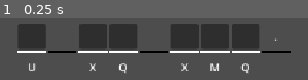
Above: before the commit, frame 1.
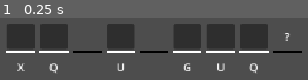
Above: after the commit, the same moment.

Repository: sandre-to/bachelor2026-frontend
Game: Godot game, scene res://scenes/tools/cryptogram/cryptogram.tscn
The game is run twice, just before and just after one commit, with the same random seed, the same clock (stepped at 60 frames per second) and the same inputs.
Inputs:
- Up to frame 1 (0.25 s): no input

The runs differ from the first frame. In frame 1, 16% of the frame differs, in the area x 1-99%, y 9-91%.

Commit message:
La til kommentarer i krypto-skript

Diff:
--- a/scenes/tools/cryptogram/cryptogram.gd
+++ b/scenes/tools/cryptogram/cryptogram.gd
@@ -1,10 +1,20 @@
 class_name CryptogramPuzzle extends Control
 
-#Engelsk alfabetet
+# Engelsk alfabet
 const ALPHABET_LETTERS: String = "abcdefghijklmnopqrstuvwxyz"
 
-@export var test_string: String = "is u ded"
+# Tenkte å lage ulike tekstfiler etter hvilke nivå spilleren er på.
+# Alle setninger må være på engelsk.
+
+# Nive 1 (skal være veldig lett).
+# Les en teksfil som består av setninger med tre til fire ord.
+# Hvert ord skal ikke inneholde mer enn fire bokstaver.
+# Eksempel på setning: "Is it safe"?
+
+# Dette er kun en test string som sendes inn i "generate_words" funksjonen.
+@export var test_string: String = ""
 @export var letter_box_scene: PackedScene
+
 @onready var h_box_container: HBoxContainer = %HBoxContainer
 @onready var grid_container: GridContainer = %GridContainer
 
@@ -21,7 +31,7 @@
 	for i in ALPHABET_LETTERS.length():
 		mapped_letters[ALPHABET_LETTERS[i]] = new_alphabet[i]
 
-	#Print ut hver key: value i Dictionary
+	#Printer ut key: value for debugging
 	for i in mapped_letters.size():
 		print("Keys: %s Value: %s" % [mapped_letters.keys()[i], mapped_letters.values()[i]])
 
@@ -55,11 +65,13 @@
 		var letter_box: LetterBox = letter_box_scene.instantiate()
 		grid_container.add_child(letter_box)
 
+		# Mellomrom i setningen.
 		if letter == " ":
 			letter_box.button.disabled = true
 			letter_box.button.modulate = 0
 			continue
 
+		# Sjekker om bokstavene som er sendt finnes i alfabetet
 		if ALPHABET_LETTERS.contains(lower_case_letter):
 			var style := StyleBoxLine.new()
 			style.color = Color.WHITE #Bokstaver får en hvit linje som indikerer at det ikke er mellomrom
@@ -70,5 +82,6 @@
 			letter_box.button.modulate = Color.WHITE
 			continue
 
+		# Denne delen kjører kun hvis det er symboler eller annet.
 		letter_box.button.self_modulate = 0
 		letter_box.guessed_letter.text = letter
--- a/scenes/tools/cryptogram/cryptogram.tscn
+++ b/scenes/tools/cryptogram/cryptogram.tscn
@@ -11,7 +11,7 @@
 grow_horizontal = 2
 grow_vertical = 2
 script = ExtResource("1_iplmf")
-test_string = "I am arm."
+test_string = "Am I him?"
 letter_box_scene = ExtResource("2_ak0rv")
 
 [node name="Panel" type="Panel" parent="." unique_id=1655366806]
@@ -44,7 +44,8 @@
 [node name="GridContainer" type="GridContainer" parent="Panel/MarginContainer" unique_id=1924734759]
 unique_name_in_owner = true
 layout_mode = 2
-columns = 10
+theme_override_constants/h_separation = 8
+columns = 12
 
 [node name="HBoxContainer" type="HBoxContainer" parent="Panel/MarginContainer" unique_id=479246492]
 unique_name_in_owner = true
--- a/scenes/tools/cryptogram/letter_box.gd
+++ b/scenes/tools/cryptogram/letter_box.gd
@@ -7,6 +7,7 @@
 
 var focused: bool = false
 
+# Sub letter er den krypterte bokstaven
 func set_sub_letter(input_letter: String) -> void:
 	sub_letter.text = input_letter.to_upper()
 
